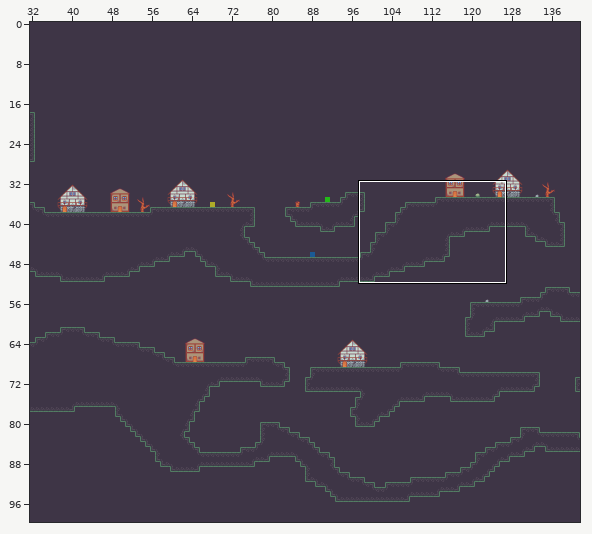
Tiled map -- Assets/Maps/Level0.tmx. Above: a wide view before the commit, with the close-up outlined.
Close-up. First the earlier version:
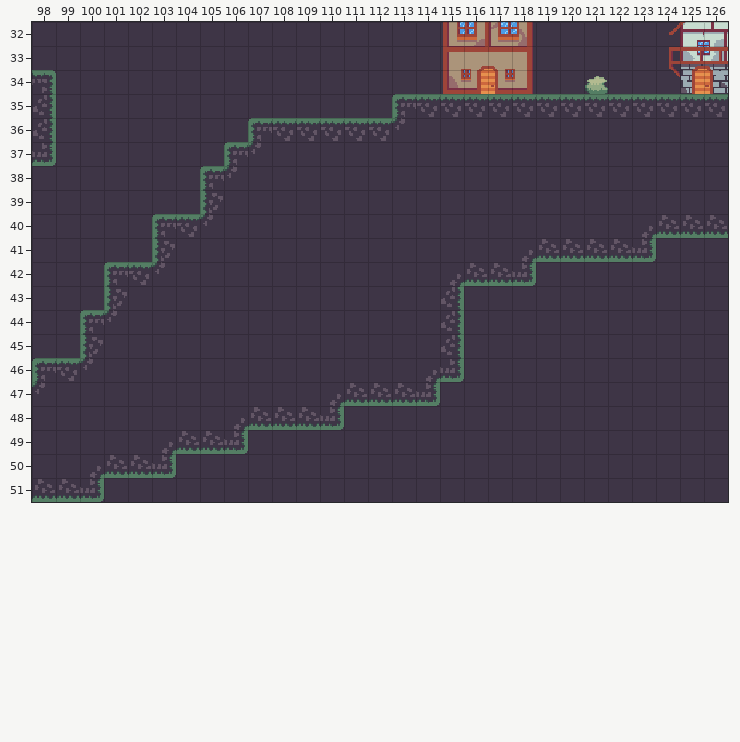
Cells are 16x16 px. Shown: x 98..126, y 32..51. The commit also changed other parts of the map, which this record leaves out.
After:
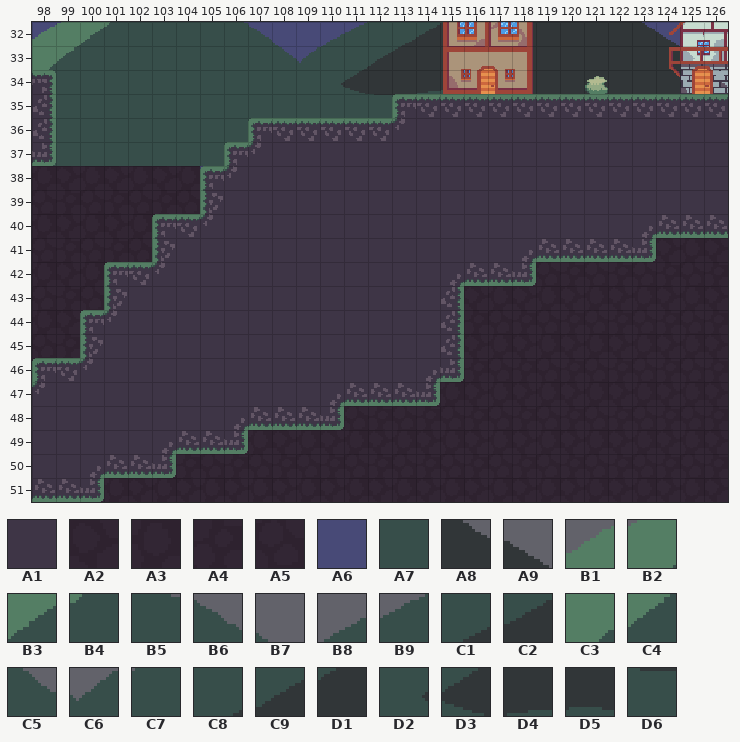
Key: from "tileset": A1 0, A2 217, A3 218, A4 251, A5 252, A6 646, A7 797, A8 818, A9 819, B1 826, B2 827, B3 828, B4 829, B5 834, B6 835, B7 836, B8 838, B9 839, C1 841, C2 842, C3 860, C4 861, C5 870, C6 871, C7 872, C8 873, C9 874, D1 875, D2 906, D3 907, D4 910, D5 911, D6 942.
__ is an empty cell, ## one hidden under a higher layer.
Tiles of an added or newly shown layer are drawn over the layers below it.
Changes in this commit:
{"where": "layer \"Background1\""}
{"y":32,"x":98,"old":"A1 A1 A1 A1 A1 A1 A1 A1 A1 A1 A1 A1 A1 A1 A1 A1 A1","new":"A6 A6 ## ## ## ## ## ## A6 A6 A6 A6 A6 A6 ## ## ##"}
{"y":32,"x":123,"old":"A1 A1","new":"A6 A6"}
{"y":33,"x":98,"old":"A1 A1 A1 A1 A1 A1 A1 A1 A1 A1 A1 A1 A1 A1 A1 A1","new":"## ## ## ## ## ## ## ## ## ## A6 A6 A6 ## ## ##"}
{"y":34,"x":99,"old":"A1 A1 A1 A1 A1 A1 A1 A1 A1 A1 A1 A1 A1","new":"## ## ## ## ## ## ## ## ## ## ## ## ##"}
{"y":34,"x":114,"old":"A1 A1","new":"## ##"}
{"y":35,"x":99,"old":"A1 A1 A1 A1 A1 A1 A1 A1 A1 A1 A1 A1 A1 A1","new":"## ## ## ## ## ## ## ## ## ## ## ## ## ##"}
{"y":36,"x":99,"old":"A1 A1 A1 A1 A1 A1 A1 A1","new":"## ## ## ## ## ## ## ##"}
{"y":37,"x":99,"old":"A1 A1 A1 A1 A1 A1 A1","new":"## ## ## ## ## ## ##"}
{"y":38,"x":98,"old":"A1 A1 A1 A1 A1 A1 A1","new":"## ## ## ## ## ## ##"}
{"y":39,"x":98,"old":"A1 A1 A1 A1 A1 A1 A1","new":"## ## ## ## ## ## ##"}
{"y":40,"x":98,"old":"A1 A1 A1 A1 A1","new":"## ## ## ## ##"}
{"y":41,"x":98,"old":"A1 A1 A1 A1 A1","new":"## ## ## ## ##"}
{"y":41,"x":124,"old":"A1 A1 A1","new":"A2 A3 A2"}
{"y":42,"x":98,"old":"A1 A1 A1","new":"## ## ##"}
{"y":42,"x":119,"old":"A1 A1 A1 A1 A1 A1 A1 A1","new":"A5 A4 A5 A4 A5 A4 A5 A4"}
{"y":43,"x":98,"old":"A1 A1 A1","new":"## ## ##"}
{"y":43,"x":116,"old":"A1 A1 A1 A1 A1 A1 A1 A1 A1 A1 A1","new":"A2 A3 A2 A3 A2 A3 A2 A3 A2 A3 A2"}
{"y":44,"x":98,"old":"A1 A1","new":"## ##"}
{"y":44,"x":116,"old":"A1 A1 A1 A1 A1 A1 A1 A1 A1 A1 A1","new":"A4 A5 A4 A5 A4 A5 A4 A5 A4 A5 A4"}
{"y":45,"x":98,"old":"A1 A1","new":"## ##"}
{"y":45,"x":116,"old":"A1 A1 A1 A1 A1 A1 A1 A1 A1 A1 A1","new":"A2 A3 A2 A3 A2 A3 A2 A3 A2 A3 A2"}
{"y":46,"x":116,"old":"A1 A1 A1 A1 A1 A1 A1 A1 A1 A1 A1","new":"A4 A5 A4 A5 A4 A5 A4 A5 A4 A5 A4"}
{"y":47,"x":115,"old":"A1 A1 A1 A1 A1 A1 A1 A1 A1 A1 A1 A1","new":"A3 A2 A3 A2 A3 A2 A3 A2 A3 A2 A3 A2"}
{"y":48,"x":111,"old":"A1 A1 A1 A1 A1 A1 A1 A1 A1 A1 A1 A1 A1 A1 A1 A1","new":"A5 A4 A5 A4 A5 A4 A5 A4 A5 A4 A5 A4 A5 A4 A5 A4"}
{"y":49,"x":107,"old":"A1 A1 A1 A1 A1 A1 A1 A1 A1 A1 A1 A1 A1 A1 A1 A1 A1 A1 A1 A1","new":"A3 A2 A3 A2 A3 A2 A3 A2 A3 A2 A3 A2 A3 A2 A3 A2 A3 A2 A3 A2"}
{"y":50,"x":104,"old":"A1 A1 A1 A1 A1 A1 A1 A1 A1 A1 A1 A1 A1 A1 A1 A1 A1 A1 A1 A1 A1 A1 A1","new":"A4 A5 A4 A5 A4 A5 A4 A5 A4 A5 A4 A5 A4 A5 A4 A5 A4 A5 A4 A5 A4 A5 A4"}
{"y":51,"x":101,"old":"A1 A1 A1 A1 A1 A1 A1 A1 A1 A1 A1 A1 A1 A1 A1 A1 A1 A1 A1 A1 A1 A1 A1 A1 A1 A1","new":"A3 A2 A3 A2 A3 A2 A3 A2 A3 A2 A3 A2 A3 A2 A3 A2 A3 A2 A3 A2 A3 A2 A3 A2 A3 A2"}
{"where": "layer \"Background2\" (added)"}
{"y":32,"x":98,"old":"__ __ __ __ __ __ __ __ __ __ __","new":"B1 B2 B3 B4 A7 A7 A7 A7 B5 B6 B7"}
{"y":32,"x":110,"old":"__ __ __ __ __","new":"B8 B9 A7 C1 C2"}
{"y":32,"x":123,"old":"__ __","new":"A8 A9"}
{"y":33,"x":98,"old":"__ __ __ __ __ __ __ __ __ __ __ __ __ __ __ __","new":"C3 C4 A7 A7 A7 A7 A7 A7 A7 A7 C5 C6 C7 C8 C9 D1"}
{"y":34,"x":99,"old":"__ __ __ __ __ __ __ __ __ __ __ __ __","new":"A7 A7 A7 A7 A7 A7 A7 A7 A7 A7 A7 D2 D3"}
{"y":34,"x":114,"old":"__ __","new":"D4 D5"}
{"y":35,"x":99,"old":"__ __ __ __ __ __ __ __ __ __ __ __ __ __","new":"A7 A7 A7 A7 A7 A7 A7 A7 A7 A7 A7 A7 A7 D6"}
{"y":36,"x":99,"old":"__ __ __ __ __ __ __ __","new":"A7 A7 A7 A7 A7 A7 A7 A7"}
{"y":37,"x":99,"old":"__ __ __ __ __ __ __","new":"A7 A7 A7 A7 A7 A7 A7"}
{"y":38,"x":98,"old":"__ __ __ __ __ __ __","new":"A3 A2 A3 A2 A3 A2 A3"}
{"y":39,"x":98,"old":"__ __ __ __ __ __ __","new":"A5 A4 A5 A4 A5 A4 A5"}
{"y":40,"x":98,"old":"__ __ __ __ __","new":"A3 A2 A3 A2 A3"}
{"y":41,"x":98,"old":"__ __ __ __ __","new":"A5 A4 A5 A4 A5"}
{"y":42,"x":98,"old":"__ __ __","new":"A3 A2 A3"}
{"y":43,"x":98,"old":"__ __ __","new":"A5 A4 A5"}
{"y":44,"x":98,"old":"__ __","new":"A3 A2"}
{"y":45,"x":98,"old":"__ __","new":"A5 A4"}
{"label":"changed","picture_box":[32,22,728,502]}
